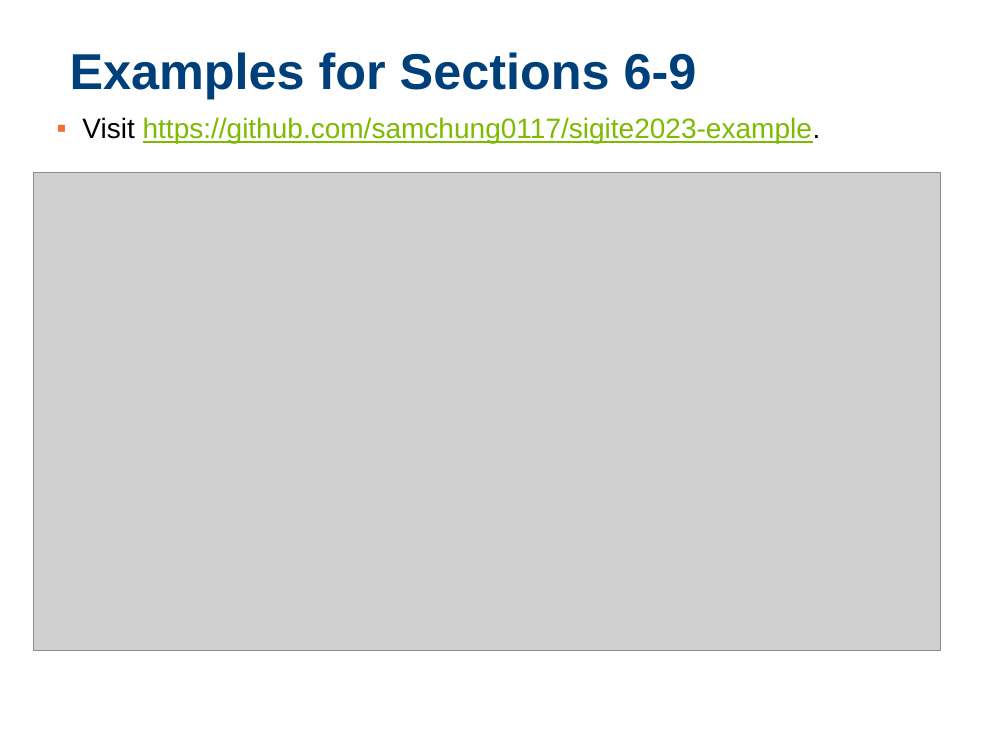
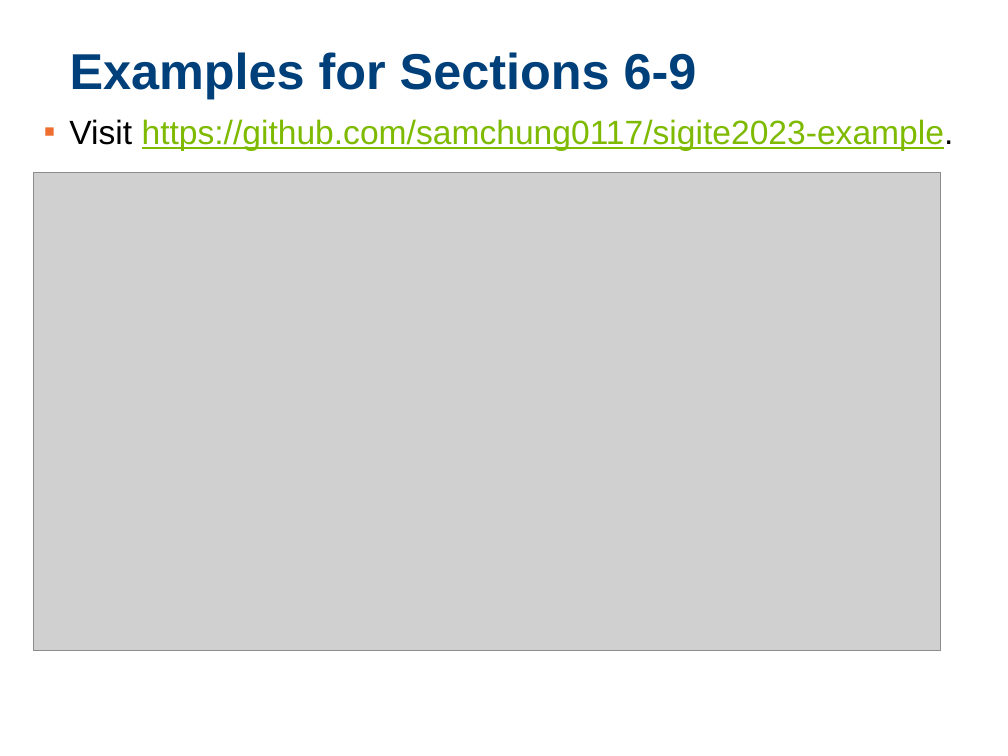
Before and after one commit to samchung0117/sigite2023-example, a slide deck: slide 8 of 02 HOS/ACM SIGITE 2023 HOS.pptx. Drawn at 1008x756 pixels with LibreOffice and Linux fonts; fonts in the diff are those of the drawing; grey boxes stand for pictures; background and template pictures are left out. Boxes give left, top, right and bottom in pixels: in the first picture for what was removed or moved away, otherwise in the second. Text is boxed around its words. In the diff, an @@ line names an element or a change of style, - is before the commit and + after.

Commit message:
ACM SIGITE 2023

```diff
--- a/02 HOS/ACM SIGITE 2023 HOS.pptx
+++ b/02 HOS/ACM SIGITE 2023 HOS.pptx
@@ text "Visit https://github.com/samchung0117/sigite2023-example.": place and size @@
-text "Visit https://github.com/samchung0117/sigite2023-example." at <box>82,117,821,143</box>
+text "Visit https://github.com/samchung0117/sigite2023-example." at <box>69,119,954,151</box>
@@ text "Visit https://github.com/samchung0117/sigite2023-example." at <box>69,119,954,151</box>: size 20 to 24 pt @@
```
Also in this commit, not shown: 7 other slides changed.
